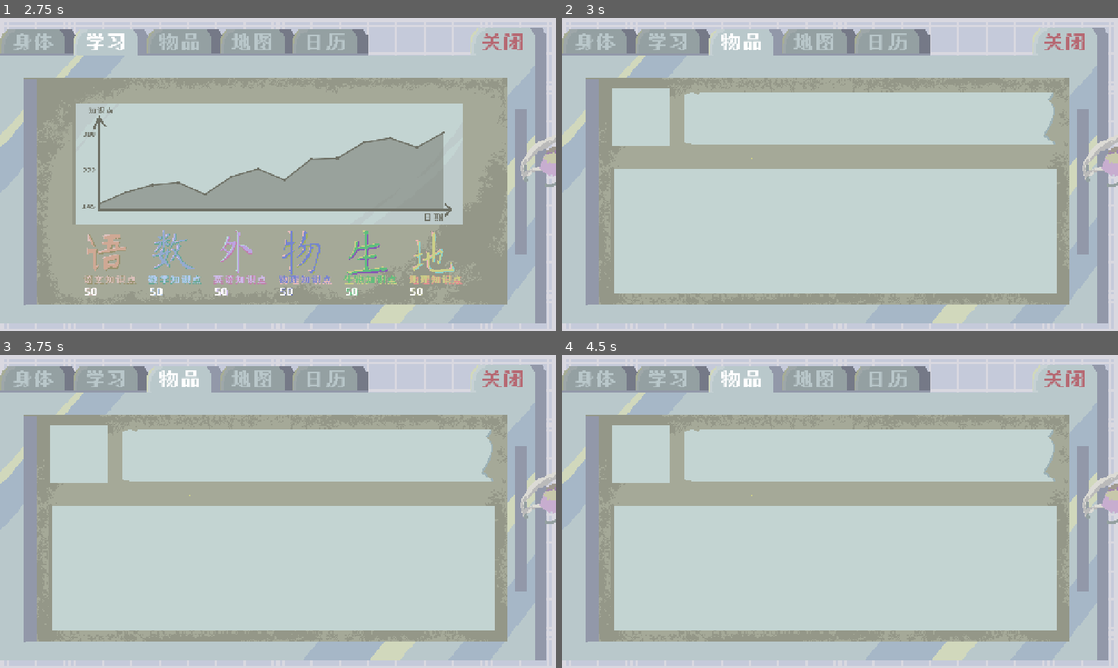
Above: before the commit, frames 1-4 (two rows, left to right).
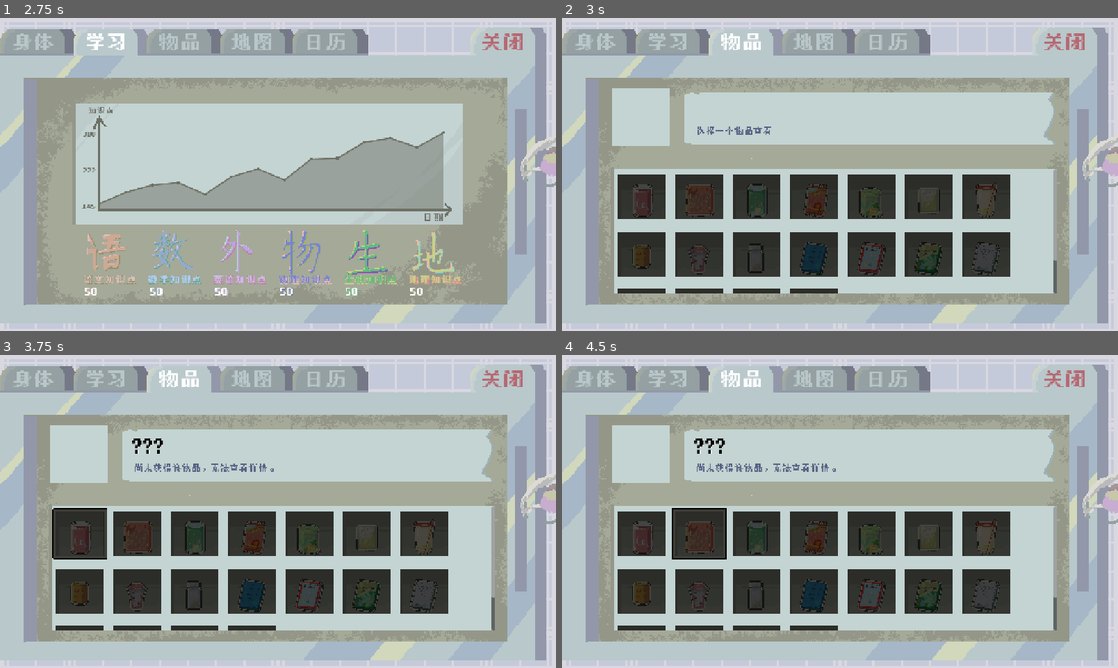
Above: after the commit, the same moments.

Repository: mu142857/School-Rules
Game: Godot game, scene res://ui/info_panel.tscn
Two runs of this game, one before a commit and one after it. Both use one fixed random seed, a clock stepped at 60 frames per second and the inputs below. The project has no main scene, so this scene is started directly.
Inputs (mouse positions are in pixels of both pictures, inside the frame that each line leads up to):
- Up to frame 1 (2.75 s): move the mouse to (400, 158) at 0.52 s; hold D (ui_right) 0.53-1.25 s; click "身体" at 1.25 s; click "学习" at 2 s
- Up to frame 2 (3 s): click "物品" at 2.75 s
- Up to frame 3 (3.75 s): click (77, 533) at 3.5 s, where only the run after the commit has a clickable "0"
- Up to frame 4 (4.5 s): click (701, 533) at 4.25 s, where only the run after the commit has a clickable "0"

Frame 1 is identical in both runs. In frame 2, 18% of the frame differs, in the area x 10-89%, y 34-88%; in frame 3, 19%; in frame 4, 19%, in the area x 10-89%, y 26-88%.

Commit message:
Update item system

Diff:
--- a/senior-year-of-high-school/autoload/translation_system.gd
+++ b/senior-year-of-high-school/autoload/translation_system.gd
@@ -72,6 +72,86 @@
 	"STAT_GEOGRAPHY": {"zh": "地理知识点", "en": "Geography Points"},
 	"STAT_BIOLOGY": {"zh": "生物知识点", "en": "Biology Points"},
 	"TOTAL_POINTS": {"zh": "总点数: ", "en": "Total Points: "},
+
+	# === 物品系统翻译 ===
+	# 消耗品
+	"ITEM_SODA_NAME": {"zh": "汽水", "en": "Soda"},
+	"ITEM_SODA_DESC": {"zh": "甜腻的味道，廉价的快乐。高三生活里难得的奖励。", "en": "Sweet and cheap joy. A rare reward in senior year."},
+	"ITEM_SODA_EFFECT": {"zh": "效果：压力 -10", "en": "Effect: Pressure -10"},
+
+	"ITEM_BEEF_SNACK_NAME": {"zh": "大刀牛肉", "en": "Spicy Beef Strip"},
+	"ITEM_BEEF_SNACK_DESC": {"zh": "辣条界的翘楚。虽然全是面粉和色素，但那种辣味能让你暂时忘记试卷。", "en": "The king of spicy snacks. Mostly flour, but the spice makes you forget exams."},
+	"ITEM_BEEF_SNACK_EFFECT": {"zh": "效果：饱食度 +4, 压力 -4, 消化中", "en": "Effect: Hunger +4, Pressure -4, Digesting"},
+
+	"ITEM_LEIBI_NAME": {"zh": "雷碧", "en": "Leibi Soda"},
+	"ITEM_LEIBI_DESC": {"zh": "透心凉，心飞扬。在这种日子里，二氧化碳是唯一的救赎。", "en": "Cool and refreshing. In these days, CO2 is the only salvation."},
+	"ITEM_LEIBI_EFFECT": {"zh": "效果：压力 -10", "en": "Effect: Pressure -10"},
+
+	"ITEM_SAUSAGE_NAME": {"zh": "火腿肠", "en": "Sausage"},
+	"ITEM_SAUSAGE_DESC": {"zh": "淀粉含量高达99%，几乎是高三学生除了食堂外唯一的肉类替代品。", "en": "99% starch. The only meat substitute besides the cafeteria."},
+	"ITEM_SAUSAGE_EFFECT": {"zh": "效果：饱食度 +10", "en": "Effect: Hunger +10"},
+
+	"ITEM_GUM_NAME": {"zh": "口香糖", "en": "Chewing Gum"},
+	"ITEM_GUM_DESC": {"zh": "不停地咀嚼能稍微缓解焦虑，只要不被老师发现。", "en": "Chewing helps anxiety, as long as the teacher doesn't notice."},
+	"ITEM_GUM_EFFECT": {"zh": "效果：压力 -1, 获得[清新]Buff", "en": "Effect: Pressure -1, [Fresh] Buff"},
+
+	"ITEM_BISCUIT_NAME": {"zh": "压缩饼干", "en": "Compressed Biscuit"},
+	"ITEM_BISCUIT_DESC": {"zh": "口感像石膏块，但能提供惊人的能量，是晚自习加餐的首选。", "en": "Tastes like gypsum, but provides amazing energy for late study."},
+	"ITEM_BISCUIT_EFFECT": {"zh": "效果：饱食度 +20, 压力 -3, 消化中", "en": "Effect: Hunger +20, Pressure -3, Digesting"},
+
+	"ITEM_LEMONADE_NAME": {"zh": "柠檬水", "en": "Lemonade"},
+	"ITEM_LEMONADE_DESC": {"zh": "极酸的口感能强行唤醒大脑，但喝多了胃会不太舒服。", "en": "Extra sour to wake up your brain. Might hurt your stomach if overdone."},
+	"ITEM_LEMONADE_EFFECT": {"zh": "效果：压力 -3, 获得[专注]Buff", "en": "Effect: Pressure -3, [Focused] Buff"},
+
+	"ITEM_ENERGY_DRINK_NAME": {"zh": "能量饮料", "en": "Energy Drink"},
+	"ITEM_ENERGY_DRINK_DESC": {"zh": "不仅是饮料，更是续命水。喝完后你会感觉到心脏在狂跳。", "en": "Not just a drink, but a life-saver. You can feel your heart racing."},
+	"ITEM_ENERGY_DRINK_EFFECT": {"zh": "效果：饱食度 +3, 压力 -3, 获得[充沛]Buff", "en": "Effect: Hunger +3, Pressure -3, [Energetic] Buff"},
+
+	"ITEM_NORMAL_MILK_NAME": {"zh": "普通奶", "en": "Normal Milk"},
+	"ITEM_NORMAL_MILK_DESC": {"zh": "校园超市里最畅销的饮品，味道很淡，胜在便宜。", "en": "Bestseller in the campus shop. Tastes thin but cheap."},
+	"ITEM_NORMAL_MILK_EFFECT": {"zh": "效果：饱食度 +5, 压力 -10, 消化中", "en": "Effect: Hunger +5, Pressure -10, Digesting"},
+
+	"ITEM_PREMIUM_MILK_NAME": {"zh": "高级奶", "en": "Premium Milk"},
+	"ITEM_PREMIUM_MILK_DESC": {"zh": "浓缩了某种昂贵的营养，瓶身写着“提高智力”，但其实只能让你肚子更沉。", "en": "Expensive nutrients. Claims to boost IQ, but only makes your stomach heavy."},
+	"ITEM_PREMIUM_MILK_EFFECT": {"zh": "效果：饱食度 +7, 压力 -15, 消化中", "en": "Effect: Hunger +7, Pressure -15, Digesting"},
+
+	# 永久物品/书籍
+	"ITEM_BASKETBALL_NAME": {"zh": "篮球", "en": "Basketball"},
+	"ITEM_BASKETBALL_DESC": {"zh": "那是属于落日余晖下的自由。可惜，现在的它大部分时间都在吃灰。", "en": "Freedom under the sunset. Sadly, it spends most time collecting dust."},
+	"ITEM_BASKETBALL_EFFECT": {"zh": "效果：压力 -5, 耗时30分钟 (仅晚餐时段)", "en": "Effect: Pressure -5, 30 mins (Dinner only)"},
+
+	"ITEM_ERTA_NAME": {"zh": "蓝楼梦", "en": "Blue Chamber"},
+	"ITEM_ERTA_DESC": {"zh": "在一片蓝色封面中寻找红学的真谛。高三学生的文学修养全靠它了。", "en": "Seeking truth in a blue cover. Your only source of literature."},
+	"ITEM_ERTA_EFFECT": {"zh": "效果：语文知识 +1, 耗时10分钟", "en": "Effect: Chinese +1, 10 mins"},
+
+	"ITEM_NY_TIMES_NAME": {"zh": "牛约时报", "en": "NY Times"},
+	"ITEM_NY_TIMES_DESC": {"zh": "全英文的内容让你看得眼花缭乱，但为了语感，只能死磕。", "en": "Dizzying English content. You force yourself to read for 'language sense'."},
+	"ITEM_NY_TIMES_EFFECT": {"zh": "效果：英语知识 +1, 耗时10分钟", "en": "Effect: English +1, 10 mins"},
+
+	"ITEM_CUMIN_BOOK_NAME": {"zh": "孜然(生物)", "en": "Cumin (Biology)"},
+	"ITEM_CUMIN_BOOK_DESC": {"zh": "名字很像调味料，里面的图画倒是比课本生动得多。", "en": "Sounds like a spice, but the illustrations are better than textbooks."},
+	"ITEM_CUMIN_BOOK_EFFECT": {"zh": "效果：生物知识 +1, 耗时10分钟", "en": "Effect: Biology +1, 10 mins"},
+
+	"ITEM_LOW_MATH_NAME": {"zh": "低等数学", "en": "Low Math"},
+	"ITEM_LOW_MATH_DESC": {"zh": "名字虽然谦虚，但里面的题足以让你对人生失去信心。", "en": "Humble name, but the problems make you doubt your life choices."},
+	"ITEM_LOW_MATH_EFFECT": {"zh": "效果：数学知识 +1, 耗时10分钟", "en": "Effect: Math +1, 10 mins"},
+
+	"ITEM_WORLD_MAP_NAME": {"zh": "世界地图", "en": "World Map"},
+	"ITEM_WORLD_MAP_DESC": {"zh": "盯着它看的时候，心已经飞到了考场之外的任何地方。", "en": "Your heart flies anywhere outside the exam hall while looking at this."},
+	"ITEM_WORLD_MAP_EFFECT": {"zh": "效果：地理知识 +1, 耗时10分钟", "en": "Effect: Geography +1, 10 mins"},
+
+	"ITEM_RELATIVITY_NAME": {"zh": "相错论", "en": "Relativity?"},
+	"ITEM_RELATIVITY_DESC": {"zh": "据说研究它能掌握时间的本质，目前你只掌握了怎么让自己头晕。", "en": "Supposed to help master time, but so far only masters making you dizzy."},
+	"ITEM_RELATIVITY_EFFECT": {"zh": "效果：物理知识 +1, 耗时10分钟", "en": "Effect: Physics +1, 10 mins"},
+
+	"ITEM_ERTA2_NAME": {"zh": "神秘刊物", "en": "Mysterious Book"},
+	"ITEM_ERTA2_DESC": {"zh": "封面上贴着奇怪的心形符号，看完后心情舒畅，但别在走廊看。", "en": "Strange heart symbols on the cover. Feels good, but don't read in the hall."},
+	"ITEM_ERTA2_EFFECT": {"zh": "效果：压力 -1, 耗时10分钟", "en": "Effect: Pressure -1, 10 mins"},
+
+# === 基础 UI 动作 ===
+	"UI_USE": {"zh": "食用", "en": "Eat"},
+	"UI_READ": {"zh": "阅读", "en": "Read"},
+	"UI_PLAY": {"zh": "打球", "en": "Play"},
 }
 
 func t(key: String) -> String:
--- /dev/null
+++ b/senior-year-of-high-school/items and saves/items/item_slot.gd
@@ -0,0 +1,34 @@
+# ui/item_slot.gd
+
+extends TextureButton
+
+@onready var icon = $Icon
+@onready var count_label = $CountLabel
+
+var item_id: String = ""
+var is_consumable: bool = true
+
+var normal_tex = preload("res://items and saves/items/item_background.png")
+var selected_tex = preload("res://items and saves/items/item_background_selected.png")
+
+func setup(id: String, texture_path: String, count: int, consumable: bool):
+	item_id = id
+	is_consumable = consumable
+	icon.texture = load(texture_path)
+
+	if is_consumable:
+		count_label.text = str(count)
+		count_label.show()
+	else:
+		count_label.hide() # 永久物品不显示数量
+
+func set_selected(state: bool):
+	texture_normal = selected_tex if state else normal_tex
+
+func set_owned(is_owned: bool):
+	if is_owned:
+		modulate = Color(1, 1, 1, 1) # 正常颜色
+		count_label.show()
+	else:
+		modulate = Color(0.3, 0.3, 0.3, 1) # 变暗/变灰
+		count_label.hide() # 没拥有时不显示数量 0
--- /dev/null
+++ b/senior-year-of-high-school/items and saves/items/item_slot.tscn
@@ -0,0 +1,39 @@
+[gd_scene load_steps=6 format=3 uid="uid://brg8vmfwtax5c"]
+
+[ext_resource type="Texture2D" uid="uid://dihiqdjx0fj4x" path="res://items and saves/items/item_background.png" id="1_cfyd7"]
+[ext_resource type="FontFile" uid="uid://ddsbots1qimd3" path="res://shared/PixelFont.ttf" id="1_ldusv"]
+[ext_resource type="Texture2D" uid="uid://bb3ftm1yh78gu" path="res://items and saves/items/item_background_selected.png" id="2_v1gn3"]
+[ext_resource type="Script" uid="uid://cyh8xnwl8vy5s" path="res://items and saves/items/item_slot.gd" id="3_pxttg"]
+[ext_resource type="Texture2D" uid="uid://mfklfjl718m4" path="res://items and saves/items/item2.png" id="3_v1gn3"]
+
+[node name="ItemSlot" type="TextureButton"]
+anchors_preset = -1
+anchor_right = 0.1
+anchor_bottom = 0.178
+offset_right = -88.0
+offset_bottom = -88.16
+texture_normal = ExtResource("1_cfyd7")
+texture_hover = ExtResource("2_v1gn3")
+script = ExtResource("3_pxttg")
+
+[node name="Icon" type="TextureRect" parent="."]
+layout_mode = 0
+offset_left = 24.0
+offset_top = 31.0
+offset_right = 152.0
+offset_bottom = 159.0
+scale = Vector2(0.64193445, 0.64193445)
+texture = ExtResource("3_v1gn3")
+
+[node name="CountLabel" type="Label" parent="."]
+layout_mode = 0
+offset_left = 9.0
+offset_top = 23.0
+offset_right = 118.0
+offset_bottom = 44.0
+theme_override_colors/font_color = Color(1, 1, 1, 1)
+theme_override_colors/font_shadow_color = Color(0, 0, 0, 0)
+theme_override_fonts/font = ExtResource("1_ldusv")
+theme_override_font_sizes/font_size = 15
+text = "能量饮料"
+horizontal_alignment = 1
--- a/senior-year-of-high-school/locations/classroom 1/classroom_1.tscn
+++ b/senior-year-of-high-school/locations/classroom 1/classroom_1.tscn
@@ -93,6 +93,7 @@
 anchor_bottom = 1.0
 grow_horizontal = 2
 grow_vertical = 2
+mouse_filter = 1
 color = Color(0, 0, 0, 1)
 
 [node name="LightOnFloor" type="Node2D" parent="."]
@@ -736,6 +737,7 @@
 anchor_bottom = 1.0
 grow_horizontal = 2
 grow_vertical = 2
+mouse_filter = 1
 color = Color(0.78547436, 0.82814056, 0.9517719, 0.29411766)
 
 [node name="MorningFilter" type="ColorRect" parent="Light/TimeFilter"]
@@ -744,6 +746,7 @@
 anchor_bottom = 1.0
 grow_horizontal = 2
 grow_vertical = 2
+mouse_filter = 1
 color = Color(0.75889045, 0.31575328, 1.92523e-07, 0.19607843)
 
 [node name="PointLight1" type="PointLight2D" parent="Light"]
--- a/senior-year-of-high-school/screen filters/screen_frame.tscn
+++ b/senior-year-of-high-school/screen filters/screen_frame.tscn
@@ -142,6 +142,7 @@
 anchor_bottom = 1.0
 grow_horizontal = 2
 grow_vertical = 2
+mouse_filter = 1
 
 [node name="TextureRectUp" type="TextureRect" parent="RedScreenFrame"]
 visible = false
--- a/senior-year-of-high-school/ui/info_panel.tscn
+++ b/senior-year-of-high-school/ui/info_panel.tscn
@@ -11,6 +11,7 @@
 [ext_resource type="PackedScene" uid="uid://v1hb11lw71jy" path="res://ui/body_panel.tscn" id="6_xgebp"]
 [ext_resource type="Texture2D" uid="uid://klat43xwlx0w" path="res://ui/panels/Map Panel.png" id="7_d6f8p"]
 [ext_resource type="PackedScene" uid="uid://c41t43uqdub1n" path="res://ui/study_panel.tscn" id="8_qw5go"]
+[ext_resource type="PackedScene" uid="uid://chk4jjgjwxmhq" path="res://ui/item_panel.tscn" id="10_kqtvm"]
 
 [sub_resource type="StyleBoxFlat" id="StyleBoxFlat_vcp5r"]
 bg_color = Color(0.6, 0.6, 0.6, 0)
@@ -227,6 +228,9 @@
 texture = ExtResource("5_tx13g")
 centered = false
 
+[node name="item_panel" parent="Control/Panel/ItemContent" instance=ExtResource("10_kqtvm")]
+layout_mode = 1
+
 [node name="MapContent" type="Control" parent="Control/Panel"]
 visible = false
 anchors_preset = 0
--- /dev/null
+++ b/senior-year-of-high-school/ui/item_panel.gd
@@ -0,0 +1,188 @@
+ # ui/item_panel.gd
+
+extends Control
+
+# === 节点引用 ===
+@onready var item_grid = $LowerSection/ScrollContainer/ItemGrid
+@onready var name_label = $UpperSection/InfoPanel/NameLabel
+@onready var desc_label = $UpperSection/InfoPanel/DescLabel
+@onready var effect_label = $UpperSection/InfoPanel/EffectLabel
+@onready var top_icon = $UpperSection/InteractPanel/Icon
+@onready var use_button = $UpperSection/InteractPanel/UseButton
+@onready var use_button_label = $UpperSection/InteractPanel/UseButton/Lable
+
+# === 资源预载 ===
+var item_slot_scene = preload("res://items and saves/items/item_slot.tscn")
+
+# === 内部变量 ===
+var current_selected_id: String = ""
+var is_selected_consumable: bool = true
+
+# 图片映射表 (ID -> 数字序号)
+const ITEM_IMAGE_MAP = {
+	"PREMIUM_MILK": 1, "NORMAL_MILK": 2, "LEIBI": 3, "BEEF_SNACK": 4,
+	"SAUSAGE": 5, "GUM": 6, "BISCUIT": 7, "LEMONADE": 8, "ENERGY_DRINK": 9,
+	"RELATIVITY": 10, "CUMIN_BOOK": 11, "NY_TIMES": 12, "ERTA": 13,
+	"LOW_MATH": 14, "WORLD_MAP": 15, "ERTA2": 16, "SODA": 17
+}
+
+const ALL_ITEM_LIST = [
+	"SODA", "BEEF_SNACK", "LEIBI", "SAUSAGE", "GUM",
+	"BISCUIT", "LEMONADE", "ENERGY_DRINK", "NORMAL_MILK", "PREMIUM_MILK",
+	"ERTA", "NY_TIMES", "CUMIN_BOOK", "LOW_MATH", "WORLD_MAP",
+	"RELATIVITY", "ERTA2", "BASKETBALL"
+]
+
+func _ready():
+	# 初始化连接
+	if not use_button.pressed.is_connected(_on_use_pressed):
+		use_button.pressed.connect(_on_use_pressed)
+
+	# 初始状态隐藏详情和按钮
+	clear_info()
+	# 加载列表
+	refresh_inventory()
+
+# === 刷新逻辑 ===
+
+func refresh_inventory():
+	# 清空旧格子
+	for child in item_grid.get_children():
+		child.queue_free()
+
+	# 遍历固定列表，生成所有格子
+	for id in ALL_ITEM_LIST:
+		var count = 0
+		var owned = false
+		var consumable = false
+
+		# 判断是消耗品还是永久物品
+		if InventorySystem.consumables.has(id):
+			consumable = true
+			count = InventorySystem.consumables[id]
+			owned = (count > 0)
+		else:
+			consumable = false
+			owned = InventorySystem.has_item(id)
+
+		# 在开发者模式下强制视为拥有
+		if GameManager.dev_mode:
+			owned = true
+
+		create_slot_ext(id, count, consumable, owned)
+
+func create_slot_ext(id: String, count: int, consumable: bool, owned: bool):
+	var slot = item_slot_scene.instantiate()
+	item_grid.add_child(slot)
+
+	var img_num = ITEM_IMAGE_MAP.get(id, 1)
+	var path = "res://items and saves/items/item%d.png" % img_num
+
+	slot.setup(id, path, count, consumable)
+	slot.set_owned(owned) # 调用你刚写的新函数
+	slot.pressed.connect(_on_item_clicked.bind(slot))
+
+# === 交互逻辑 ===
+
+func _on_item_clicked(slot):
+	# 取消其他格子的选中状态
+	for s in item_grid.get_children():
+		if s.has_method("set_selected"):
+			s.set_selected(false)
+
+	# 设置当前选中
+	slot.set_selected(true)
+	current_selected_id = slot.item_id
+	is_selected_consumable = slot.is_consumable
+
+	update_info_display()
+
+func update_info_display():
+	if current_selected_id == "":
+		clear_info()
+		return
+
+	var id = current_selected_id
+
+	# === 判定是否真正拥有 (用于显示内容) ===
+	var truly_owned = false
+	if is_selected_consumable:
+		truly_owned = InventorySystem.consumables[id] > 0
+	else:
+		truly_owned = InventorySystem.has_item(id)
+
+	# 开发者模式全开
+	if GameManager.dev_mode: truly_owned = true
+
+	# === 分情况显示内容 ===
+	if truly_owned:
+		# 1. 拥有时：正常显示全部信息
+		name_label.text = TranslationSystem.t("ITEM_" + id + "_NAME")
+		desc_label.text = TranslationSystem.t("ITEM_" + id + "_DESC")
+		effect_label.text = TranslationSystem.t("ITEM_" + id + "_EFFECT")
+
+		var img_num = ITEM_IMAGE_MAP.get(id, 1)
+		top_icon.texture = load("res://items and saves/items/item%d.png" % img_num)
+		top_icon.modulate = Color(1, 1, 1, 1) # 正常颜色
+
+		# 显示并配置使用按钮
+		use_button.show()
+		if is_selected_consumable:
+			use_button_label.text = TranslationSystem.t("UI_USE")
+		elif id == "BASKETBALL":
+			use_button_label.text = TranslationSystem.t("UI_PLAY")
+			use_button.disabled = (TimeSystem.get_current_period() != "DINNER")
+		else:
+			use_button_label.text = TranslationSystem.t("UI_READ")
+			use_button.disabled = false
+	else:
+		# 2. 未拥有时：显示问号，隐藏效果，隐藏按钮
+		name_label.text = "???"
+		desc_label.text = "尚未获得该物品，无法查看详情。" # 或者翻译 key: ITEM_UNKNOWN_DESC
+		effect_label.text = ""
+
+		var img_num = ITEM_IMAGE_MAP.get(id, 1)
+		top_icon.texture = load("res://items and saves/items/item%d.png" % img_num)
+		top_icon.modulate = Color(0, 0, 0, 0.5) # 变成全黑剪影，增加神秘感
+
+		# 隐藏按钮
+		use_button.hide()
+
+func _on_use_pressed():
+	if current_selected_id == "": return
+
+	var success = false
+
+	# 根据类型调用不同的系统方法
+	if is_selected_consumable:
+		success = InventorySystem.use_consumable(current_selected_id)
+	elif current_selected_id == "BASKETBALL":
+		success = InventorySystem.play_basketball()
+	else:
+		success = InventorySystem.read_book(current_selected_id)
+
+	if success:
+		# 刷新列表（数量减少或物品消失）
+		refresh_inventory()
+
+		# 检查当前物品是否还存在，不存在则清空详情
+		var still_has = false
+		if is_selected_consumable:
+			if InventorySystem.consumables.get(current_selected_id, 0) > 0:
+				still_has = true
+		else:
+			still_has = InventorySystem.has_item(current_selected_id)
+
+		if not still_has and not GameManager.dev_mode:
+			clear_info()
+		else:
+			# 如果还在，更新一下显示（比如数量 label）
+			update_info_display()
+
+func clear_info():
+	current_selected_id = ""
+	name_label.text = ""
+	desc_label.text = "选择一个物品查看" # 这里可以换成翻译 key
+	effect_label.text = ""
+	top_icon.hide()
+	use_button.hide()
--- a/senior-year-of-high-school/ui/item_panel.tscn
+++ b/senior-year-of-high-school/ui/item_panel.tscn
@@ -1,7 +1,9 @@
-[gd_scene load_steps=3 format=3 uid="uid://chk4jjgjwxmhq"]
+[gd_scene load_steps=5 format=3 uid="uid://chk4jjgjwxmhq"]
 
+[ext_resource type="Script" uid="uid://dtpnu1t1v5nmt" path="res://ui/item_panel.gd" id="1_2nlfp"]
 [ext_resource type="Texture2D" uid="uid://c4gilvnqdlrg8" path="res://ui/panels/Item Panel.png" id="1_jlm3y"]
 [ext_resource type="FontFile" uid="uid://ddsbots1qimd3" path="res://shared/PixelFont.ttf" id="2_lq18c"]
+[ext_resource type="Texture2D" uid="uid://cg2dmch40i2n2" path="res://ui/icons/button.png" id="4_gjt6l"]
 
 [node name="item_panel" type="Control"]
 layout_mode = 3
@@ -10,6 +12,7 @@
 anchor_bottom = 1.0
 grow_horizontal = 2
 grow_vertical = 2
+script = ExtResource("1_2nlfp")
 
 [node name="ItemTag" type="Sprite2D" parent="."]
 position = Vector2(1, 23.999998)
@@ -55,7 +58,7 @@
 
 [node name="EffectLabel" type="Label" parent="UpperSection/InfoPanel"]
 layout_mode = 0
-offset_left = 337.0
+offset_left = 9.0
 offset_top = 35.0
 offset_right = 821.0
 offset_bottom = 65.0
@@ -79,8 +82,24 @@
 
 [node name="UseButton" type="TextureButton" parent="UpperSection/InteractPanel"]
 layout_mode = 0
-offset_right = 40.0
-offset_bottom = 40.0
+offset_left = 117.0
+offset_top = 301.0
+offset_right = 223.0
+offset_bottom = 350.0
+texture_normal = ExtResource("4_gjt6l")
+
+[node name="Lable" type="Label" parent="UpperSection/InteractPanel/UseButton"]
+layout_mode = 0
+offset_left = 1.0
+offset_top = 5.0
+offset_right = 70.0
+offset_bottom = 35.0
+theme_override_colors/font_color = Color(0.31969476, 0.39963734, 0.45817375, 1)
+theme_override_fonts/font = ExtResource("2_lq18c")
+theme_override_font_sizes/font_size = 30
+text = "使用"
+horizontal_alignment = 1
+vertical_alignment = 1
 
 [node name="LowerSection" type="Control" parent="."]
 anchors_preset = 0
@@ -96,3 +115,4 @@
 
 [node name="ItemGrid" type="GridContainer" parent="LowerSection/ScrollContainer"]
 layout_mode = 2
+columns = 7
Not shown, added: senior-year-of-high-school/items and saves/items/item_slot.gd.uid
Binary file added: senior-year-of-high-school/ui/icons/button.png
Not shown, added: senior-year-of-high-school/ui/icons/button.png.import
Not shown: 1 places in senior-year-of-high-school/ui/info_panel.tscn that only renumber resources
Not shown, added: senior-year-of-high-school/ui/item_panel.gd.uid
